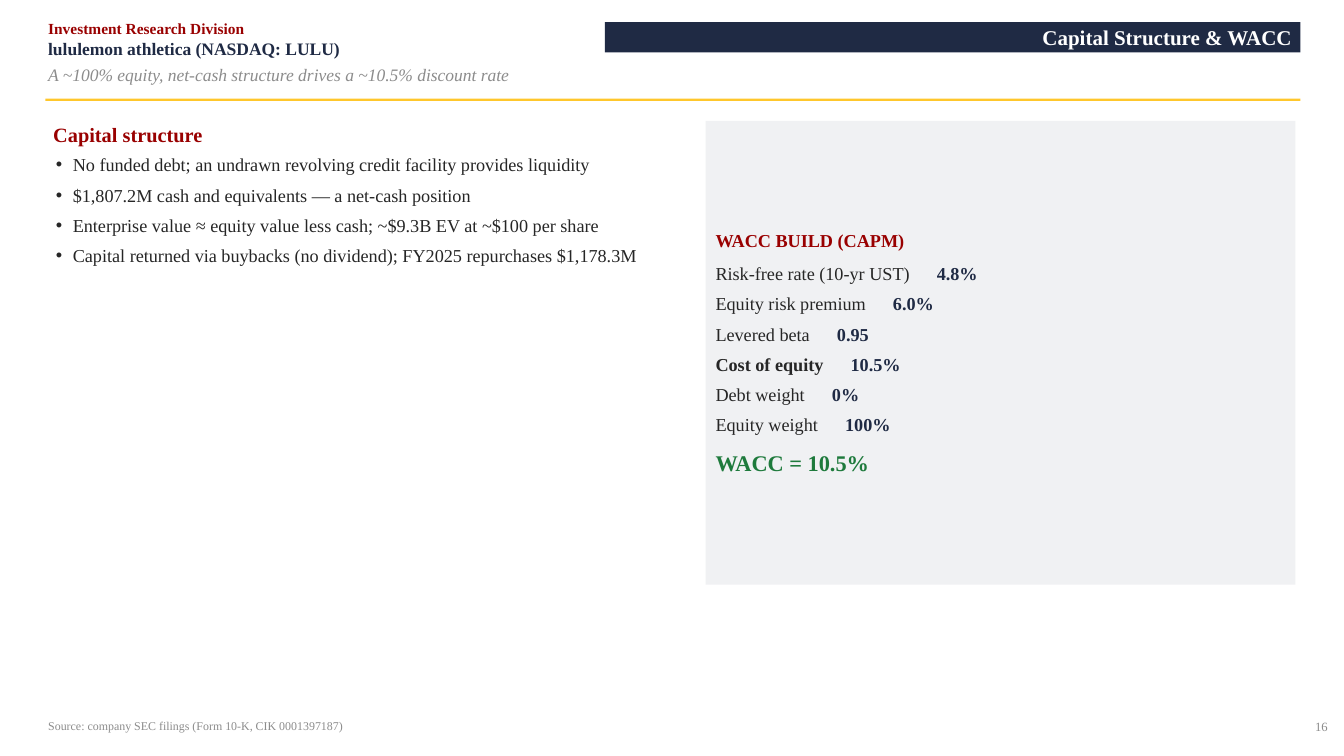
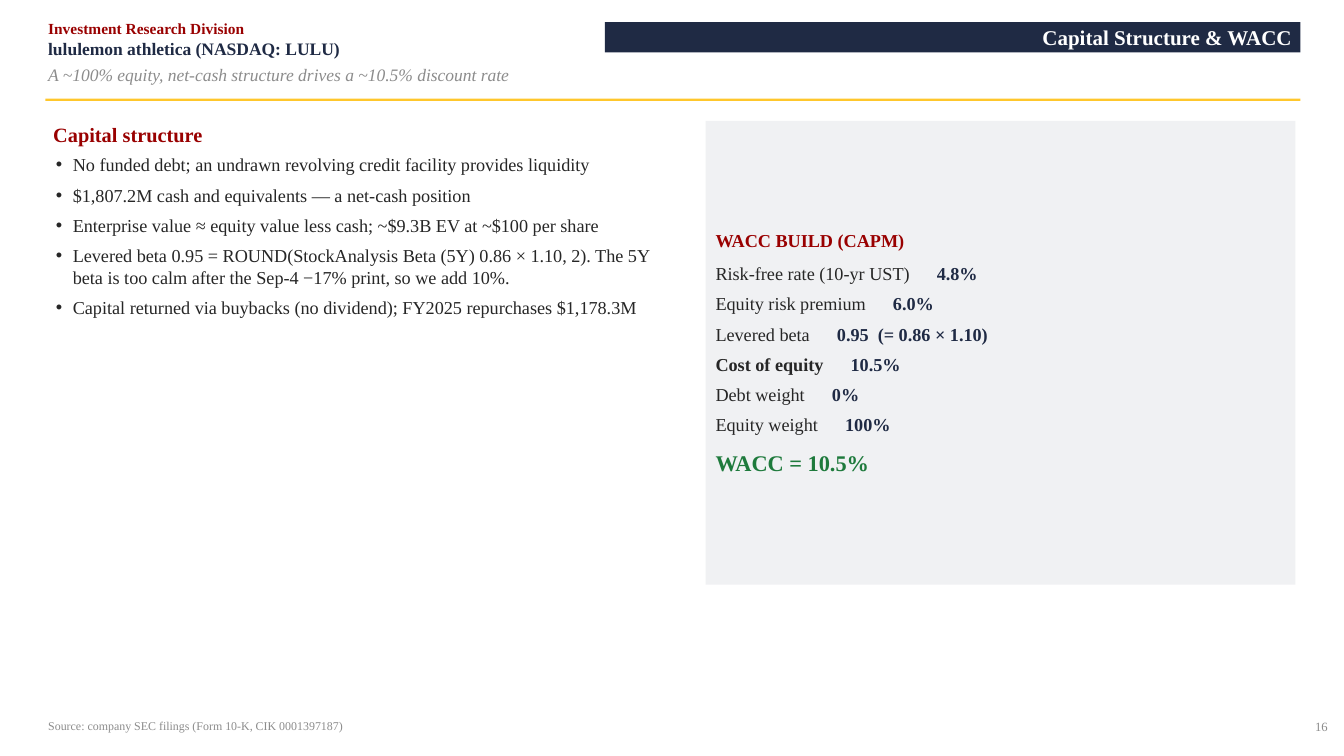
Before and after one commit to vengeanceaiUSC/RM, a slide deck: slide 17 of LULU/LULU_Investment_Pitch_Deck.pptx. Drawn at 1344x756 pixels with LibreOffice and Linux fonts; fonts in the diff are those of the drawing. Boxes give left, top, right and bottom in pixels: in the first picture for what was removed or moved away, otherwise in the second. Text is boxed around its words. In the diff, an @@ line names an element or a change of style, - is before the commit and + after.

```diff
--- a/LULU/LULU_Investment_Pitch_Deck.pptx
+++ b/LULU/LULU_Investment_Pitch_Deck.pptx
@@ text at [73, 249, 650, 288]: paragraph added @@
+• Levered beta 0.95 = ROUND(StockAnalysis Beta (5Y) 0.86 × 1.10, 2). The 5Y beta is too calm after the Sep-4 −17% print, so we add 10%.
@@ text in rectangle at [837, 328, 988, 345]: text changed; text colour #262626 to #1F2A44; bold on @@
-Levered beta 0.95
+Levered beta 0.95 (= 0.86 × 1.10)
```
Also in this commit, not shown: 5 other files.
